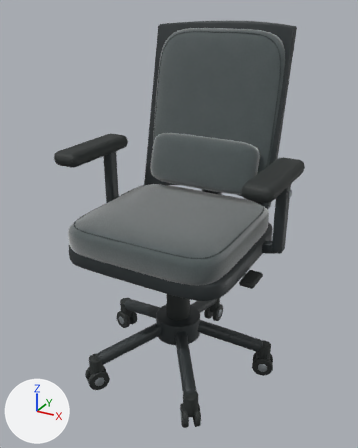
Two versions of the glTF model house-light/furniture/models/A01.glb, one commit apart.
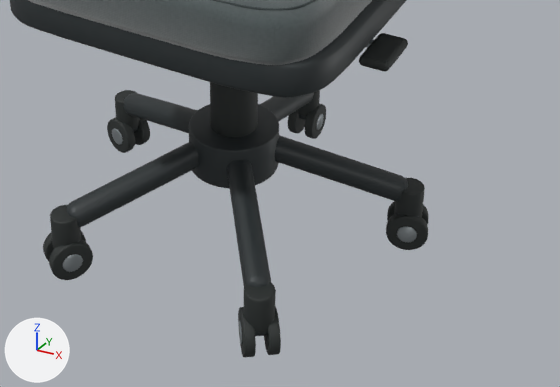
Old and new are each drawn whole from a camera (50 mm lens) standing at (0.725, -1.313, 1.214) and looking at (-0.012, 0.028, 0.543) and again close up on the part from 18% to 94% of the width and 57% to 99% of the height. Every picture has the same lights, and +X, +Y and +Z are marked at lower left. The last two pictures show the newer version. Where no turn or scale is listed for an object, it has been applied to the vertices.
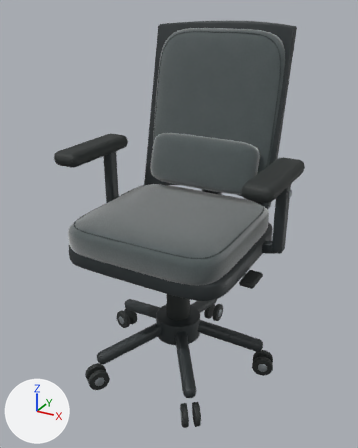
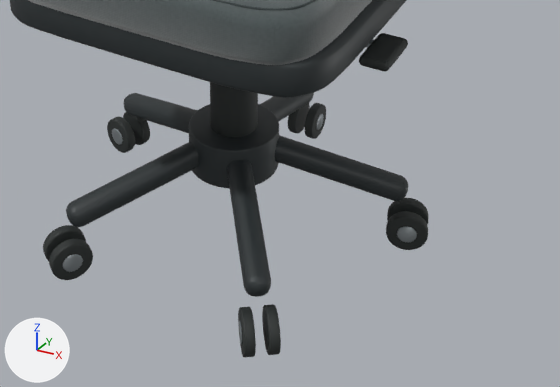
Location of each change, (x1, y1, x2, y2) in pixels of the close-ups (560 x 387 px):
```json
{"object": "Cone.004", "change": "deleted", "before": [244, 282, 276, 333], "on screen": "black"}
{"object": "Cone.003", "change": "deleted", "before": [50, 205, 81, 249], "on screen": "black"}
{"object": "Cone.005", "change": "deleted", "before": [394, 178, 425, 217], "on screen": "black"}
{"object": "Cone.002", "change": "deleted", "before": [115, 90, 140, 129], "on screen": "black"}
{"object": "Cone.001", "change": "deleted", "before": [298, 90, 320, 117]}
{"object": "Cube.004", "change": "deleted", "before": [246, 319, 274, 336], "on screen": "mostly hidden"}
```

Scene script edits in JSON lines:
```json
{"op": "remove", "block": "ob_cube_004", "code": ["ob_cube_004 = bpy.data.objects.new('Cube.004', me_cube_001)", "ob_cube_004.parent = ob_node_5", "ob_cube_004.location = (0.182, -0.251, 0.058)", "ob_cube_004.rotation_euler = (0.0, 0.0, -0.942)  # degrees (0, 0, -54)", "ob_cube_004.scale = (0.023, 0.023, 0.023)"]}
{"op": "remove", "block": "ob_cone_001", "code": ["ob_cone_001 = bpy.data.objects.new('Cone.001', me_cone_001)", "ob_cone_001.parent = ob_node_6", "ob_cone_001.location = (0.0, 0.31, 0.086)", "ob_cone_001.rotation_euler = (0.0, 0.0, -3.142)  # degrees (0, 0, -180)", "ob_cone_001.scale = (0.032, 0.032, 0.032)"]}
{"op": "remove", "block": "ob_cone_002", "code": ["ob_cone_002 = bpy.data.objects.new('Cone.002', me_cone_001)", "ob_cone_002.parent = ob_node_6", "ob_cone_002.location = (-0.295, 0.0958, 0.086)", "ob_cone_002.rotation_euler = (0.0, 0.0, -3.142)  # degrees (0, 0, -180)", "ob_cone_002.scale = (0.032, 0.032, 0.032)"]}
{"op": "remove", "block": "ob_cone_003", "code": ["ob_cone_003 = bpy.data.objects.new('Cone.003', me_cone_001)", "ob_cone_003.parent = ob_node_6", "ob_cone_003.location = (-0.182, -0.251, 0.086)", "ob_cone_003.rotation_euler = (0.0, 0.0, -3.142)  # degrees (0, 0, -180)", "ob_cone_003.scale = (0.032, 0.032, 0.032)"]}
{"op": "remove", "block": "ob_cone_004", "code": ["ob_cone_004 = bpy.data.objects.new('Cone.004', me_cone_001)", "ob_cone_004.parent = ob_node_6", "ob_cone_004.location = (0.182, -0.251, 0.086)", "ob_cone_004.rotation_euler = (0.0, 0.0, -3.142)  # degrees (0, 0, -180)", "ob_cone_004.scale = (0.032, 0.032, 0.032)"]}
{"op": "remove", "block": "ob_cone_005", "code": ["ob_cone_005 = bpy.data.objects.new('Cone.005', me_cone_001)", "ob_cone_005.parent = ob_node_6", "ob_cone_005.location = (0.295, 0.0958, 0.086)", "ob_cone_005.rotation_euler = (0.0, 0.0, -3.142)  # degrees (0, 0, -180)", "ob_cone_005.scale = (0.032, 0.032, 0.032)"]}
```
